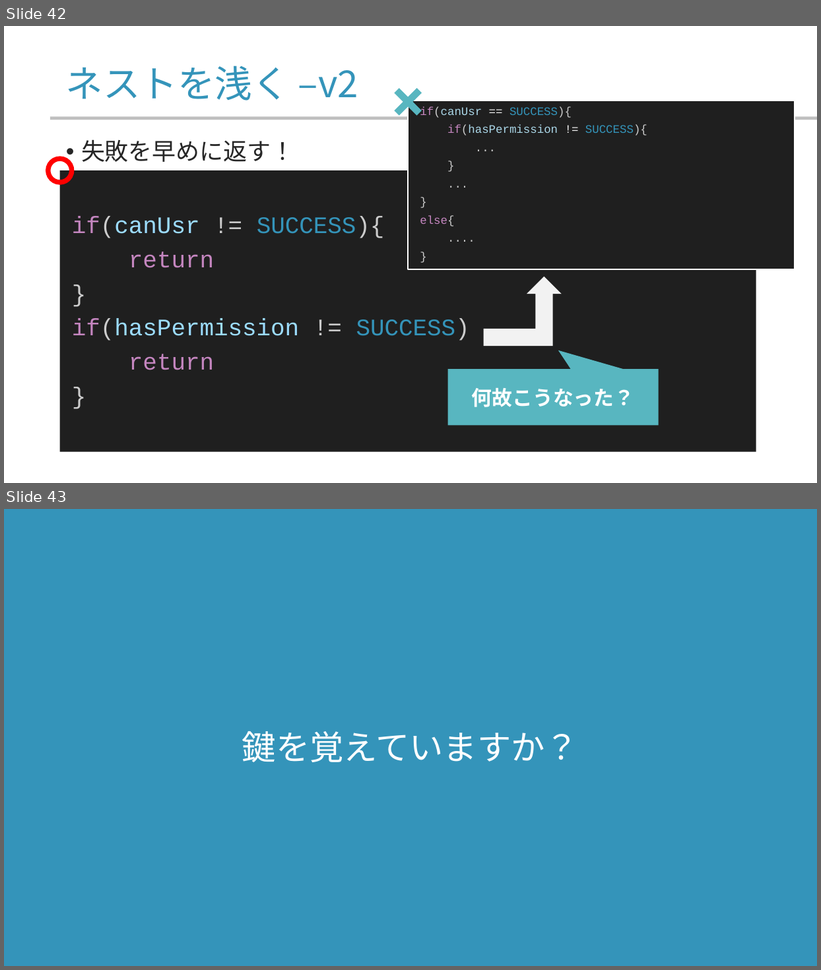
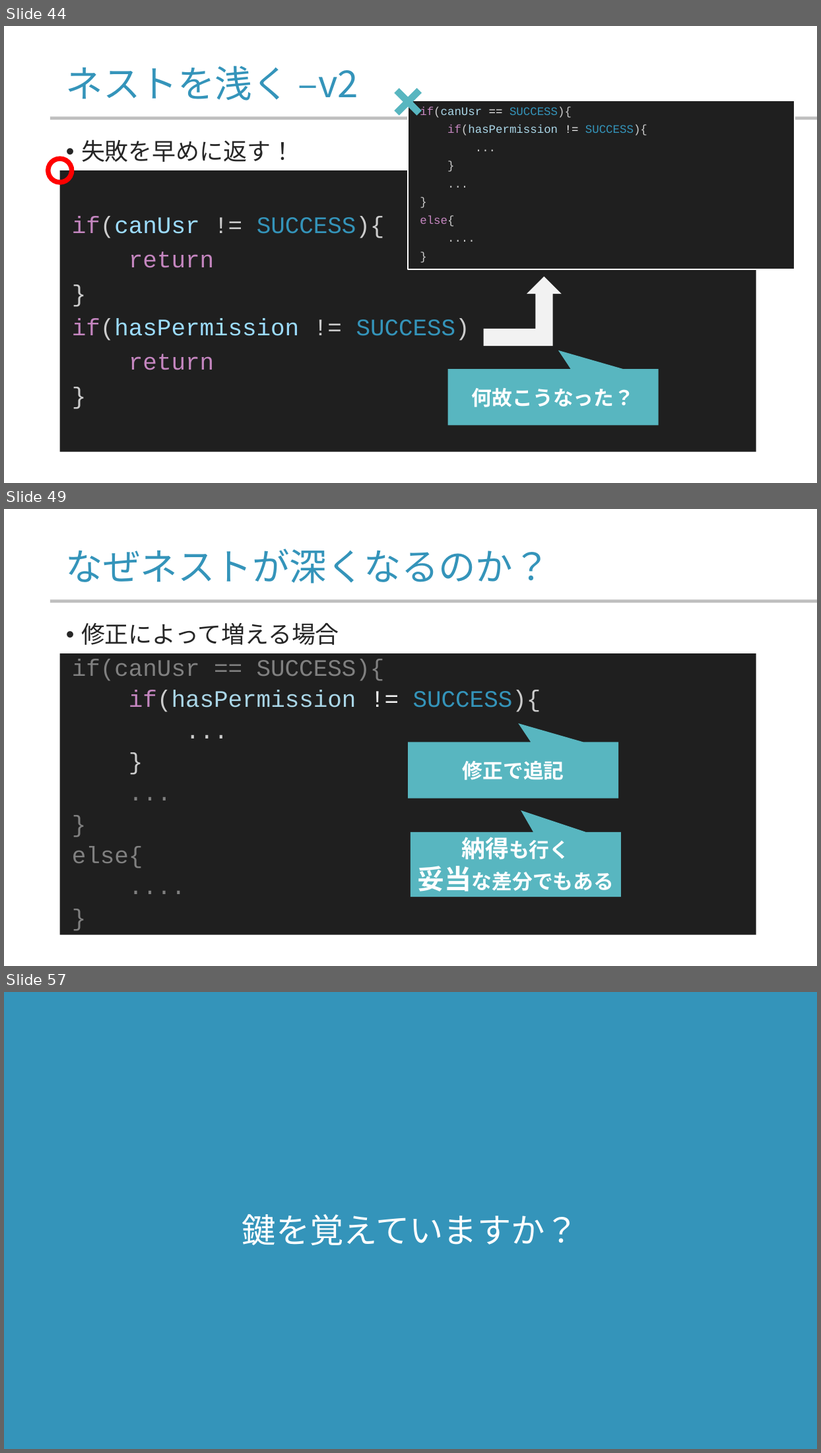
Before and after one commit to yamada-ai/java-prac, a slide deck: 07_ccontrol_flow_1.pptx. Shown one above the other, each under a label of ours: slides 42 and 43 before the commit, slides 44, 49 and 57 after it; the slides between them are not shown. The pictures are 821x970 and 821x1453 pixels, drawn with LibreOffice and Linux fonts; fonts in the diff are those of the drawing; background and template pictures are left out. Boxes give left, top, right and bottom in pixels: in the first picture for what was removed or moved away, otherwise in the second. Text is boxed around its words. In the diff, an @@ line names an element or a change of style, - is before the commit and + after.

```diff
--- a/07_ccontrol_flow_1.pptx
+++ b/07_ccontrol_flow_1.pptx
@@ slide 49 added at (x1=4, y1=509, x2=817, y2=966), background #FFFFFF; not listed: 1 template element that a slide beside it also shows @@
@@ title added at (x1=66, y1=549, x2=550, y2=584), 44 pt, text #3494BA @@
+なぜネストが深くなるのか？
@@ text added at (x1=81, y1=623, x2=339, y2=645), 28 pt, text #262626 @@
+• 修正によって増える場合
@@ rectangle added at (x1=60, y1=654, x2=757, y2=935), fill #1F1F1F, 28 pt, text #808080 @@
+if(canUsr == SUCCESS){
+if(hasPermission != SUCCESS){
+...
+}
+...
+}
+else{
+....
+}
@@ speech box added at (x1=409, y1=743, x2=619, y2=799), fill #58B6C0, 24 pt, text #FFFFFF, bold @@
+修正で追記
@@ speech box added at (x1=411, y1=832, x2=621, y2=897), fill #58B6C0, 24 pt, text #FFFFFF, bold @@
+納得も行く
+妥当な差分でもある
@@ what was slide 42 is now slide 44 @@
@@ what was slide 43 is now slide 57 @@
```
Also in this commit, not shown: 13 slides changed, 15 other slides added, 2 other files.
